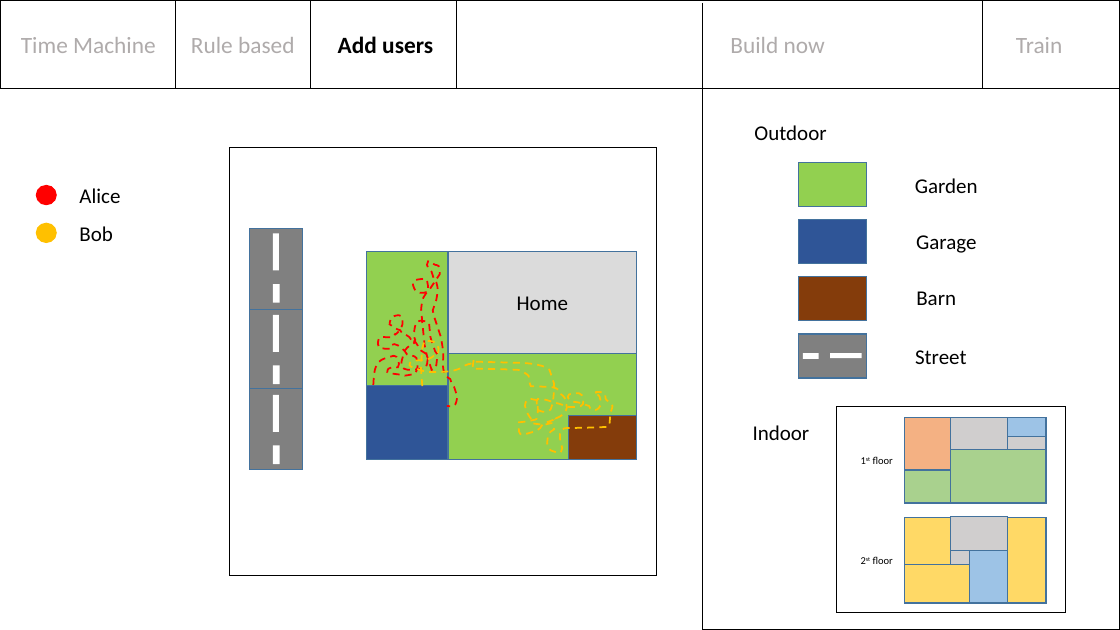
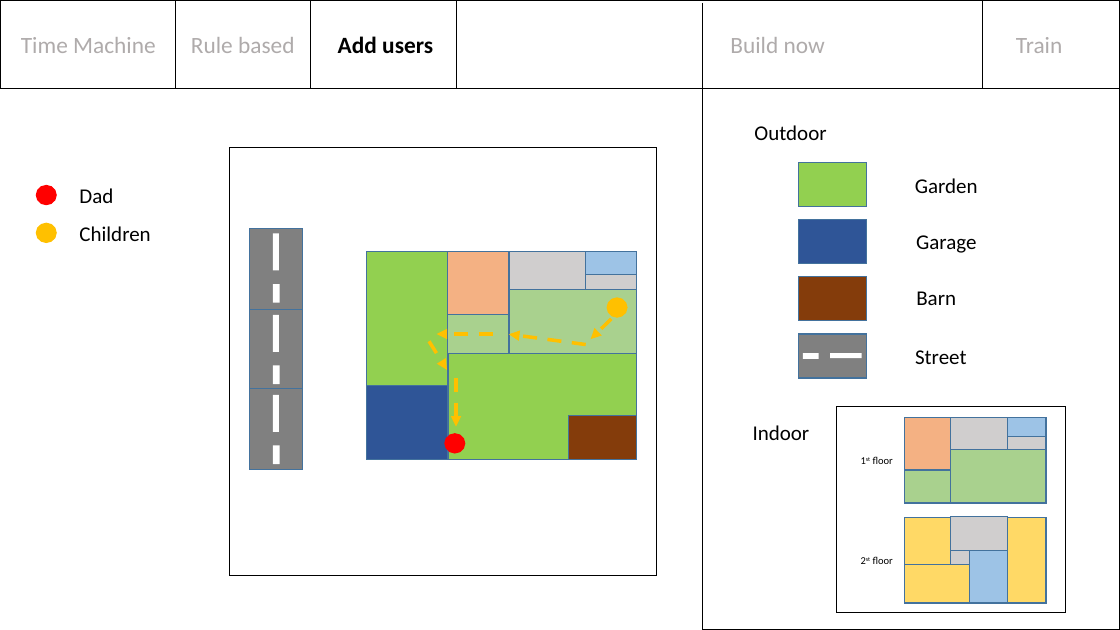
Before and after one commit to collinsquillian/HCI-US-B, a slide deck: slide 11 of interfaces.pptx (slide 7 before the commit). Drawn at 1120x630 pixels with LibreOffice and Linux fonts; fonts in the diff are those of the drawing. Boxes give left, top, right and bottom in pixels: in the first picture for what was removed or moved away, otherwise in the second. Text is boxed around its words. In the diff, an @@ line names an element or a change of style, - is before the commit and + after.

```diff
--- a/interfaces.pptx
+++ b/interfaces.pptx
@@ text at <box>79,188,113,203</box>: text changed @@
-Alice
+Dad
@@ text at <box>79,226,150,241</box>: text changed @@
-Bob
+Children
@@ freeform shape removed at <box>373,261,457,407</box> @@
@@ text removed at <box>517,296,568,310</box> @@
-Home
@@ group added at <box>448,252,637,355</box>: 6 rectangles @@
@@ ellipse added at <box>607,298,628,318</box>, fill #FFC000, outline #FFC000 1 pt @@
@@ arrow added from (612, 319) to (591, 339), #FFC000 3 pt dashed @@
@@ freeform shape removed at <box>409,341,613,454</box> @@
@@ arrow added from (429, 341) to (447, 370), #FFC000 3 pt dashed @@
@@ arrow added from (493, 334) to (437, 334), #FFC000 3 pt dashed @@
@@ arrow added from (586, 344) to (509, 334), #FFC000 3 pt dashed @@
@@ arrow added from (456, 378) to (456, 427), #FFC000 3 pt dashed @@
@@ ellipse added at <box>445,434,465,453</box>, fill #FF0000, outline #FF0000 1 pt @@
```
Also in this commit, not shown: 2 other slides changed, 4 slides added, 16 other files.
